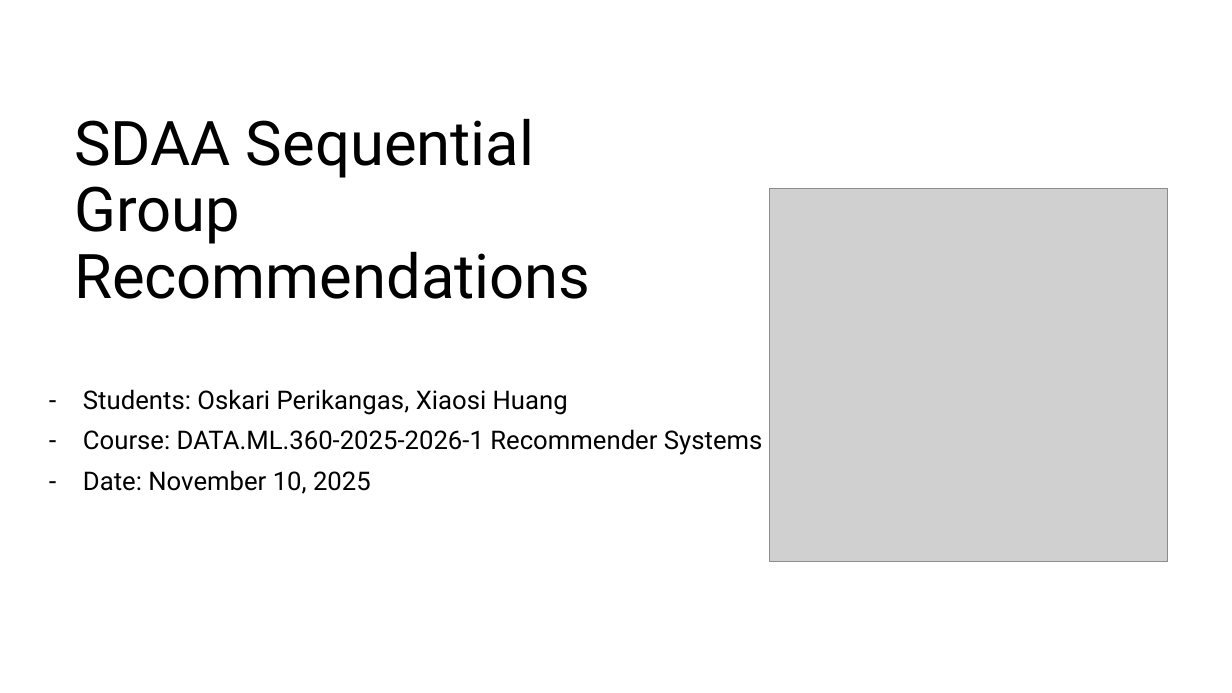
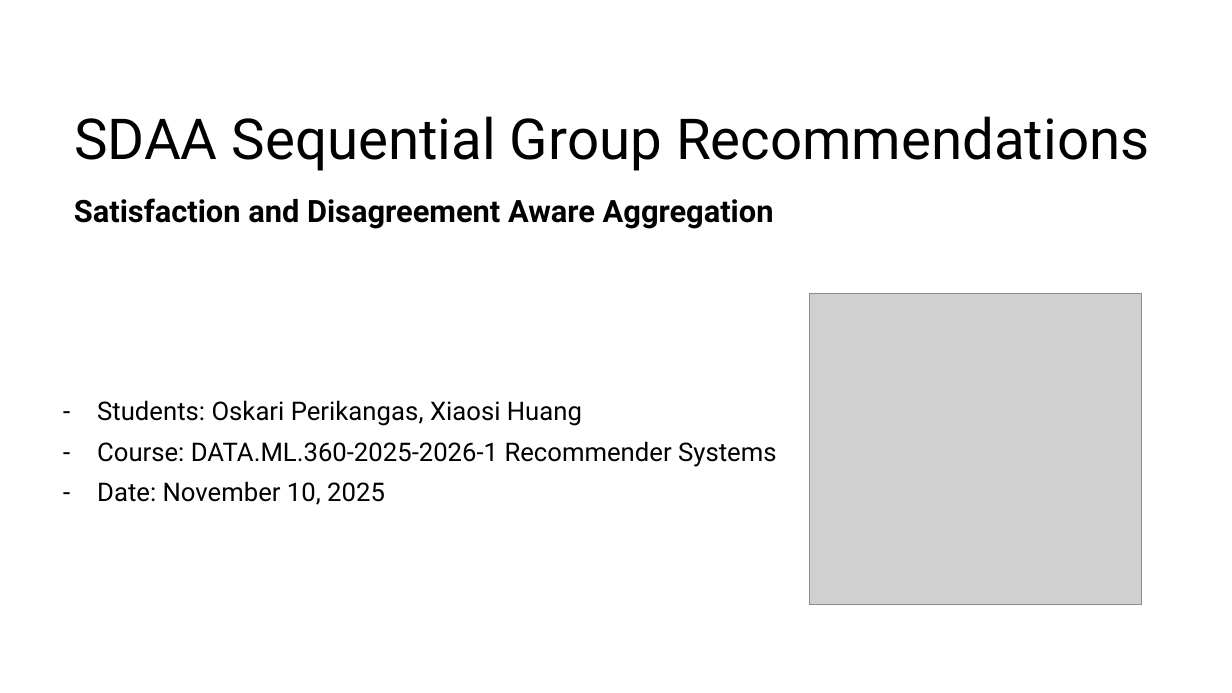
Before and after one commit to xiaosihuang003/Recommender-Systems_Project-Work_Part-I, a slide deck: slide 1 of presentation/Part2_group.pptx. Drawn at 1232x693 pixels with LibreOffice and Linux fonts; fonts in the diff are those of the drawing; grey boxes stand for pictures; background and template pictures are left out. Boxes give left, top, right and bottom in pixels: in the first picture for what was removed or moved away, otherwise in the second. Text is boxed around its words. In the diff, an @@ line names an element or a change of style, - is before the commit and + after.

Commit message:
Add project part 2 sequential group recommendation methods and presentation

```diff
--- a/presentation/Part2_group.pptx
+++ b/presentation/Part2_group.pptx
@@ title "SDAA Sequential Group Recommendations" at (74,116,1150,171): size 48 to 44 pt @@
@@ text added at (74,198,774,229), 24 pt, text #000000, bold @@
+Satisfaction and Disagreement Aware Aggregation
@@ picture: place and size @@
-picture at (770,189,1168,562)
+picture at (810,293,1141,604)
@@ subtitle "Students: Oskari Perikangas, Xiaosi Huang": place and size @@
-subtitle "Students: Oskari Perikangas, Xiaosi Huang" at (83,389,763,494)
+subtitle "Students: Oskari Perikangas, Xiaosi Huang" at (97,400,777,505)
```
Also in this commit, not shown: 3 other files.
